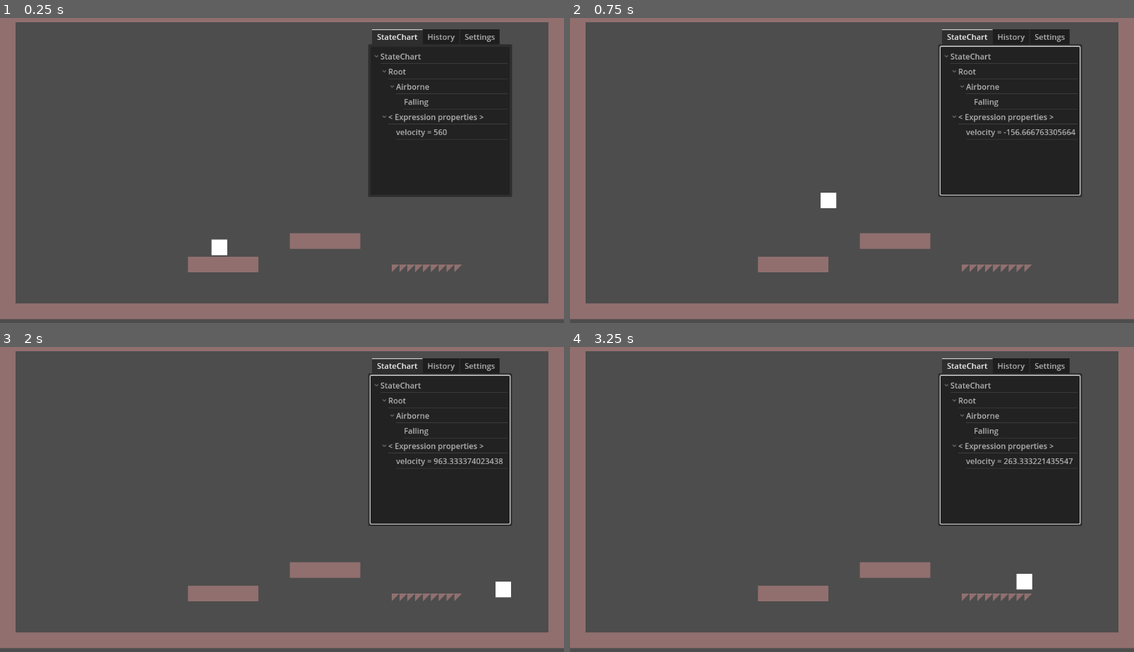
Above: before the commit, frames 1-4 (two rows, left to right).
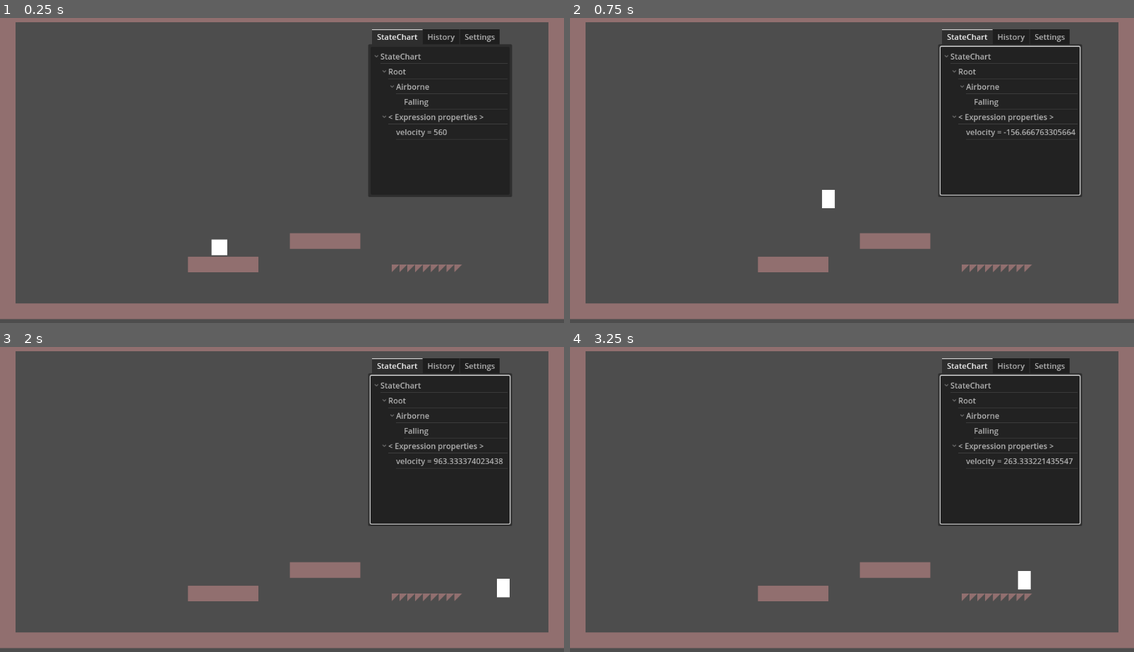
Above: after the commit, the same moments.

Repository: notapixelstudio/plattoformo_due
Game: Godot game, scene res://levels/Level.tscn
The game is run twice, just before and just after one commit, with the same random seed, the same clock (stepped at 60 frames per second) and the same inputs.
Inputs (mouse positions are in pixels of both pictures, inside the frame that each line leads up to):
- Up to frame 1 (0.25 s): no input
- Up to frame 2 (0.75 s): tap Enter (ui_accept) at 0.5 s; move the mouse to (976, 149) at 0.52 s; hold Right (ui_right) from 0.53 s (still down); hold Shift from 0.53 s (still down); click (976, 149) at 0.67 s
- Up to frame 3 (2 s): keep holding Right (ui_right); tap Enter (ui_accept) at 0.77, 1.52 s; move the mouse to (169, 508) at 1.27 s; release Shift at 1.28 s; tap Space at 1.35 s
- Up to frame 4 (3.25 s): move the mouse to (908, 423) at 2.02 s; release Right (ui_right) at 2.03 s; hold Left (ui_left) 2.03-2.78 s; hold Shift 2.03-2.78 s; move the mouse to (823, 557) at 2.77 s; hold Right (ui_right) from 2.78 s (still down); tap Space at 2.85 s; click (823, 557) at 2.92 s; tap Enter (ui_accept) at 3.02 s

Frame 1 is identical in both runs. In frame 2, less than 0.1% of the frame differs, in the area x 44-48%, y 56-63%; in frame 3, less than 0.1%; in frame 4, less than 0.1%, in the area x 79-82%, y 73-80%.

Commit message:
animations

Diff:
--- a/actors/Hero.gd
+++ b/actors/Hero.gd
@@ -45,6 +45,7 @@
 
 
 func _on_jumping_state_entered():
+	$AnimationPlayer.play("jump")
 	velocity.y = -jump_velocity
 
 func _on_jumping_state_physics_processing(delta):
@@ -63,3 +64,5 @@
 	if is_jump_action_buffered:
 		print('Executing buffered jump')
 		$StateChart.send_event('start_jump')
+	else:
+		$AnimationPlayer.play("squash")
--- a/actors/Hero.tscn
+++ b/actors/Hero.tscn
@@ -11,6 +11,96 @@
 [sub_resource type="RectangleShape2D" id="RectangleShape2D_1iqcp"]
 size = Vector2(32, 32)
 
+[sub_resource type="Animation" id="Animation_3abg0"]
+resource_name = "squash"
+length = 0.3
+tracks/0/type = "value"
+tracks/0/imported = false
+tracks/0/enabled = true
+tracks/0/path = NodePath("Sprite:position")
+tracks/0/interp = 1
+tracks/0/loop_wrap = true
+tracks/0/keys = {
+"times": PackedFloat32Array(0, 0.1, 0.3),
+"transitions": PackedFloat32Array(-2, -2, 1),
+"update": 0,
+"values": [Vector2(0, 0), Vector2(0, 3), Vector2(0, 0)]
+}
+tracks/1/type = "value"
+tracks/1/imported = false
+tracks/1/enabled = true
+tracks/1/path = NodePath("Sprite:scale")
+tracks/1/interp = 1
+tracks/1/loop_wrap = true
+tracks/1/keys = {
+"times": PackedFloat32Array(0, 0.1, 0.3),
+"transitions": PackedFloat32Array(-2, -2, 1),
+"update": 0,
+"values": [Vector2(1, 1), Vector2(1.2, 0.8), Vector2(1, 1)]
+}
+
+[sub_resource type="Animation" id="Animation_kub3g"]
+length = 0.001
+tracks/0/type = "value"
+tracks/0/imported = false
+tracks/0/enabled = true
+tracks/0/path = NodePath("Sprite:position")
+tracks/0/interp = 1
+tracks/0/loop_wrap = true
+tracks/0/keys = {
+"times": PackedFloat32Array(0),
+"transitions": PackedFloat32Array(-2),
+"update": 0,
+"values": [Vector2(0, 0)]
+}
+tracks/1/type = "value"
+tracks/1/imported = false
+tracks/1/enabled = true
+tracks/1/path = NodePath("Sprite:scale")
+tracks/1/interp = 1
+tracks/1/loop_wrap = true
+tracks/1/keys = {
+"times": PackedFloat32Array(0),
+"transitions": PackedFloat32Array(-2),
+"update": 0,
+"values": [Vector2(1, 1)]
+}
+
+[sub_resource type="Animation" id="Animation_lcwcn"]
+resource_name = "jump"
+length = 0.2
+tracks/0/type = "value"
+tracks/0/imported = false
+tracks/0/enabled = true
+tracks/0/path = NodePath("Sprite:position")
+tracks/0/interp = 1
+tracks/0/loop_wrap = true
+tracks/0/keys = {
+"times": PackedFloat32Array(0, 0.2),
+"transitions": PackedFloat32Array(-2, 1),
+"update": 0,
+"values": [Vector2(0, 0), Vector2(0, -3)]
+}
+tracks/1/type = "value"
+tracks/1/imported = false
+tracks/1/enabled = true
+tracks/1/path = NodePath("Sprite:scale")
+tracks/1/interp = 1
+tracks/1/loop_wrap = true
+tracks/1/keys = {
+"times": PackedFloat32Array(0, 0.2),
+"transitions": PackedFloat32Array(-2, 1),
+"update": 0,
+"values": [Vector2(1, 1), Vector2(0.8, 1.2)]
+}
+
+[sub_resource type="AnimationLibrary" id="AnimationLibrary_ssx53"]
+_data = {
+"RESET": SubResource("Animation_kub3g"),
+"jump": SubResource("Animation_lcwcn"),
+"squash": SubResource("Animation_3abg0")
+}
+
 [node name="Hero" type="CharacterBody2D"]
 script = ExtResource("1_a7cba")
 
@@ -19,6 +109,11 @@
 
 [node name="Sprite" type="Sprite2D" parent="."]
 texture = ExtResource("1_dfj8s")
+
+[node name="AnimationPlayer" type="AnimationPlayer" parent="."]
+libraries = {
+"": SubResource("AnimationLibrary_ssx53")
+}
 
 [node name="StateChart" type="Node" parent="."]
 script = ExtResource("3_pupm7")
--- a/levels/Level.tscn
+++ b/levels/Level.tscn
@@ -12,5 +12,3 @@
 
 [node name="Hero" parent="." instance=ExtResource("2_ttnc4")]
 position = Vector2(448, 432)
-speed = 400
-jump_velocity = 600
Not shown: 1 places in actors/Hero.tscn that only renumber resources
